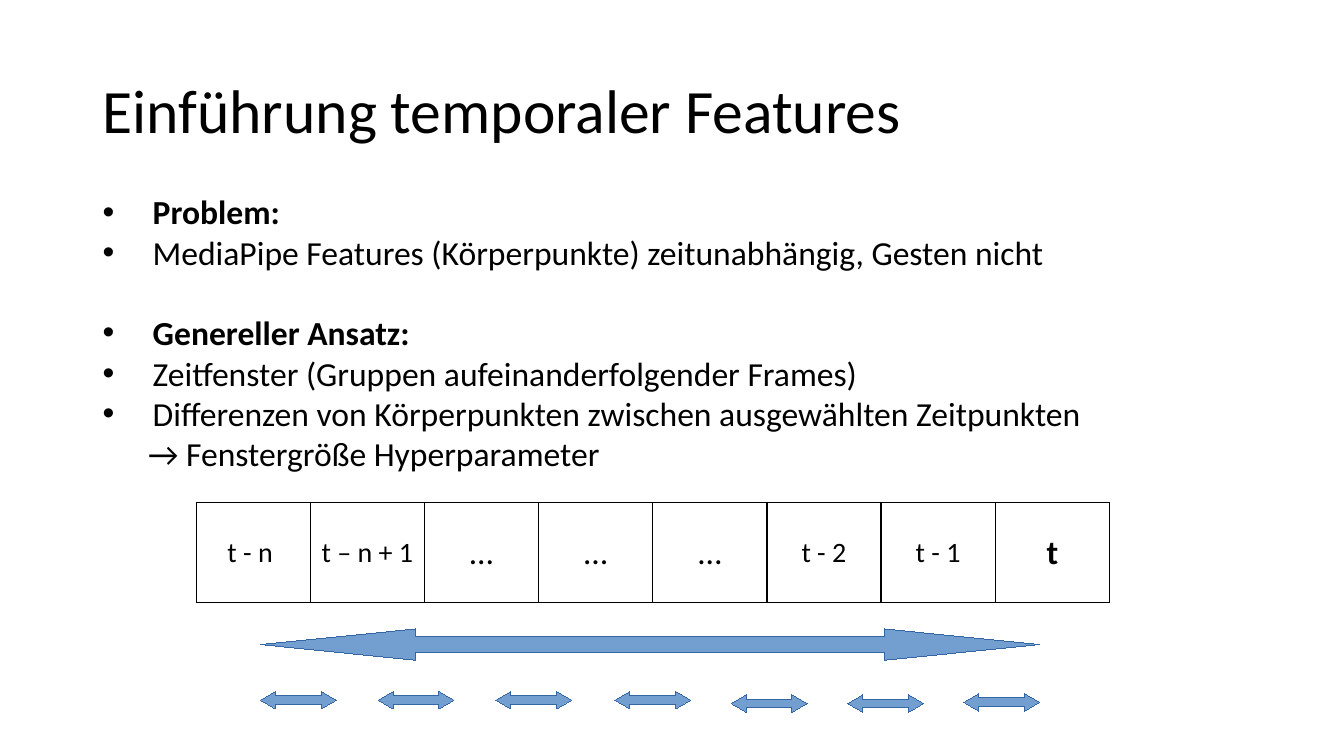
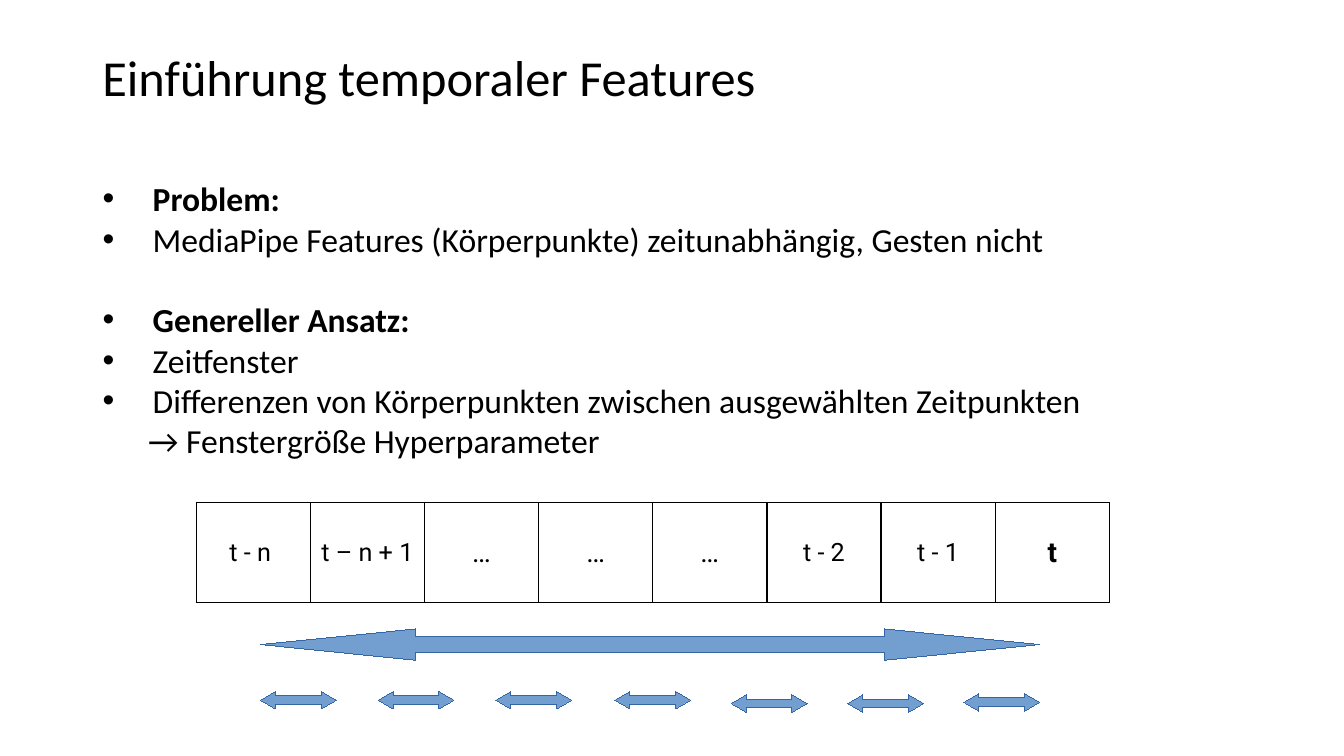
Before and after one commit to maxlevv/Gesture-Detection, a slide deck: slide 3 of presentation_final_project.pptx (slide 4 before the commit). Drawn at 1344x756 pixels with LibreOffice and Linux fonts; fonts in the diff are those of the drawing. Boxes give left, top, right and bottom in pixels: in the first picture for what was removed or moved away, otherwise in the second. Text is boxed around its words. In the diff, an @@ line names an element or a change of style, - is before the commit and + after.

```diff
--- a/presentation_final_project.pptx
+++ b/presentation_final_project.pptx
@@ text "Einführung temporaler Features" moved from (x1=102, y1=90, x2=900, y2=144) to (x1=102, y1=61, x2=755, y2=105) @@
@@ text "Einführung temporaler Features" at (x1=102, y1=61, x2=755, y2=105): size 44 to 36 pt @@
@@ text "Problem:" moved from (x1=153, y1=200, x2=1080, y2=472) to (x1=153, y1=187, x2=1080, y2=459) @@
@@ text at (x1=153, y1=350, x2=299, y2=374): text changed @@
-• Zeitfenster (Gruppen aufeinanderfolgender Frames)
+• Zeitfenster
@@ table at (x1=197, y1=503, x2=1109, y2=603) @@
@@ size 20 to 18 pt in "t - n", "t – n + 1", "t - 2", "t - 1" @@
@@ font Calibri to Roboto @@
@@ size 24 to 20 pt in "…", "…", "…", "t" @@
```
Also in this commit, not shown: 9 other slides changed, 5 slides added, 9 slides removed.
